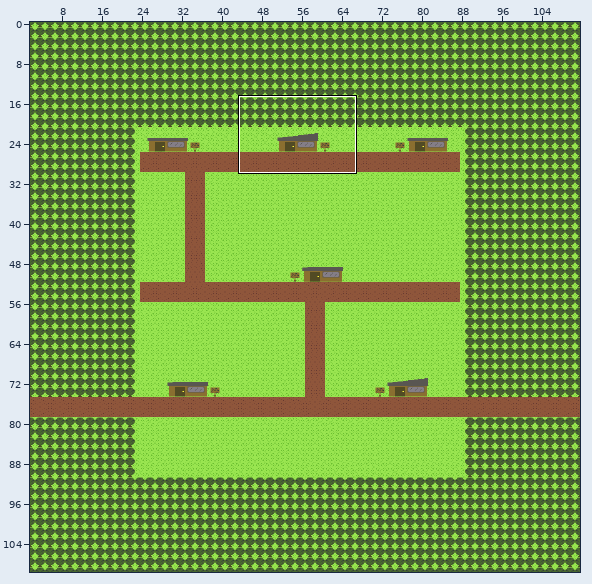
One commit to this Tiled map: assets/gfx/tileset/scene1_map.tmx. The first picture is a wide view before the edit; the outline marks the close-up.
Close-up. Old version:
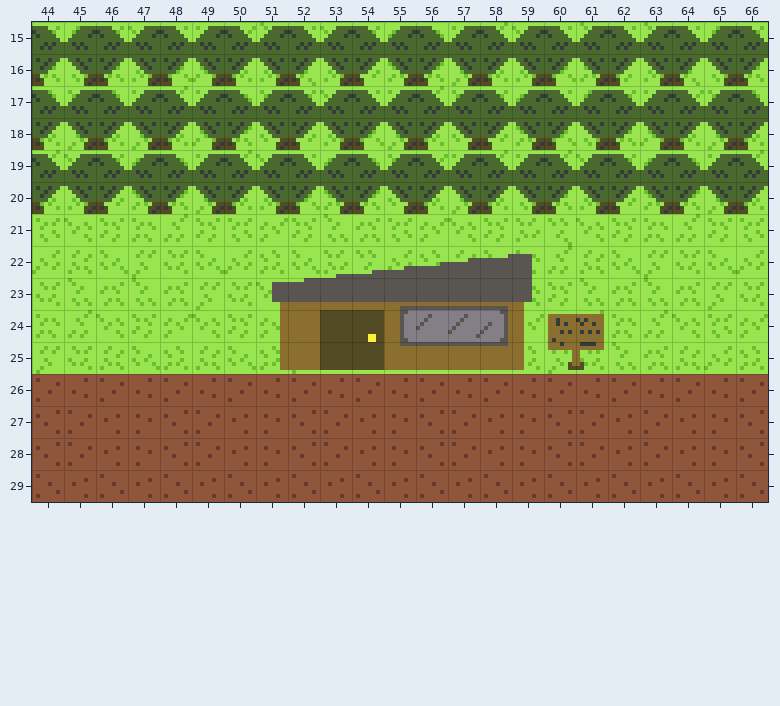
Cells are 8x8 px. Shown: x 44..66, y 15..29. The commit also changed other parts of the map, which this record leaves out. Tiles whose own drawing changed are shown in their newer look in all pictures.
The result:
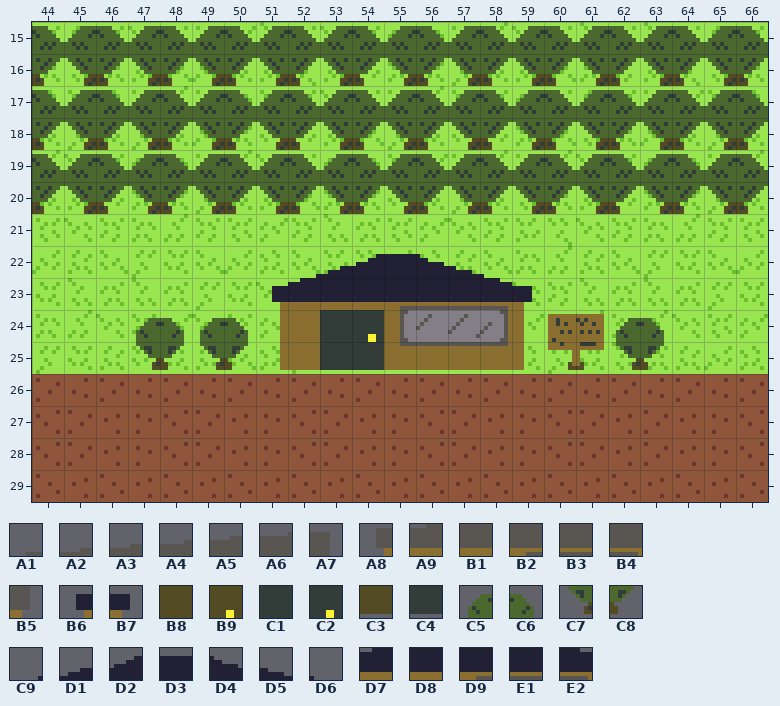
Key: from "scene1_tileset": A1 6, A2 7, A3 8, A4 9, A5 10, A6 11, A7 12, A8 84, A9 85, B1 86, B2 88, B3 89, B4 91, B5 92, B6 93, B7 101, B8 166, B9 167, C1 175, C2 176, C3 246, C4 255, C5 324, C6 325, C7 404, C8 405, C9 574, D1 575, D2 576, D3 577, D4 578, D5 579, D6 580, D7 654, D8 655, D9 657, E1 658, E2 660.
__ is an empty cell, .. an unchanged one.
From old to new:
--- layer "buildings"
@@ x 51..59 @@
-22 .. __ A1 A2 A3 A4 A5 A6 A7
-23 A8 A9 B1 B1 B2 B3 B3 B4 B5
-24 .. .. B8 B9 .. .. .. .. ..
-25 .. .. C3 C3 .. .. .. .. ..
+22 .. C9 D1 D2 D3 D4 D5 D6 __
+23 B6 D7 D8 D8 D9 E1 E1 E2 B7
+24 .. .. C1 C2 .. .. .. .. ..
+25 .. .. C4 C4 .. .. .. .. ..
--- layer "walls #2"
@@ x 47..63 @@
-24 __ __ __ __ .. .. .. .. .. .. .. .. .. .. .. __ __
-25 __ __ __ __ .. .. .. .. .. .. .. .. .. .. .. __ __
+24 C5 C6 C5 C6 .. .. .. .. .. .. .. .. .. .. .. C5 C6
+25 C7 C8 C7 C8 .. .. .. .. .. .. .. .. .. .. .. C7 C8
Boxes around the changes in both close-ups, in picture pixels (x1, y1, x2, y2):
changed: (136, 254, 532, 370)
added: (616, 318, 664, 370)
